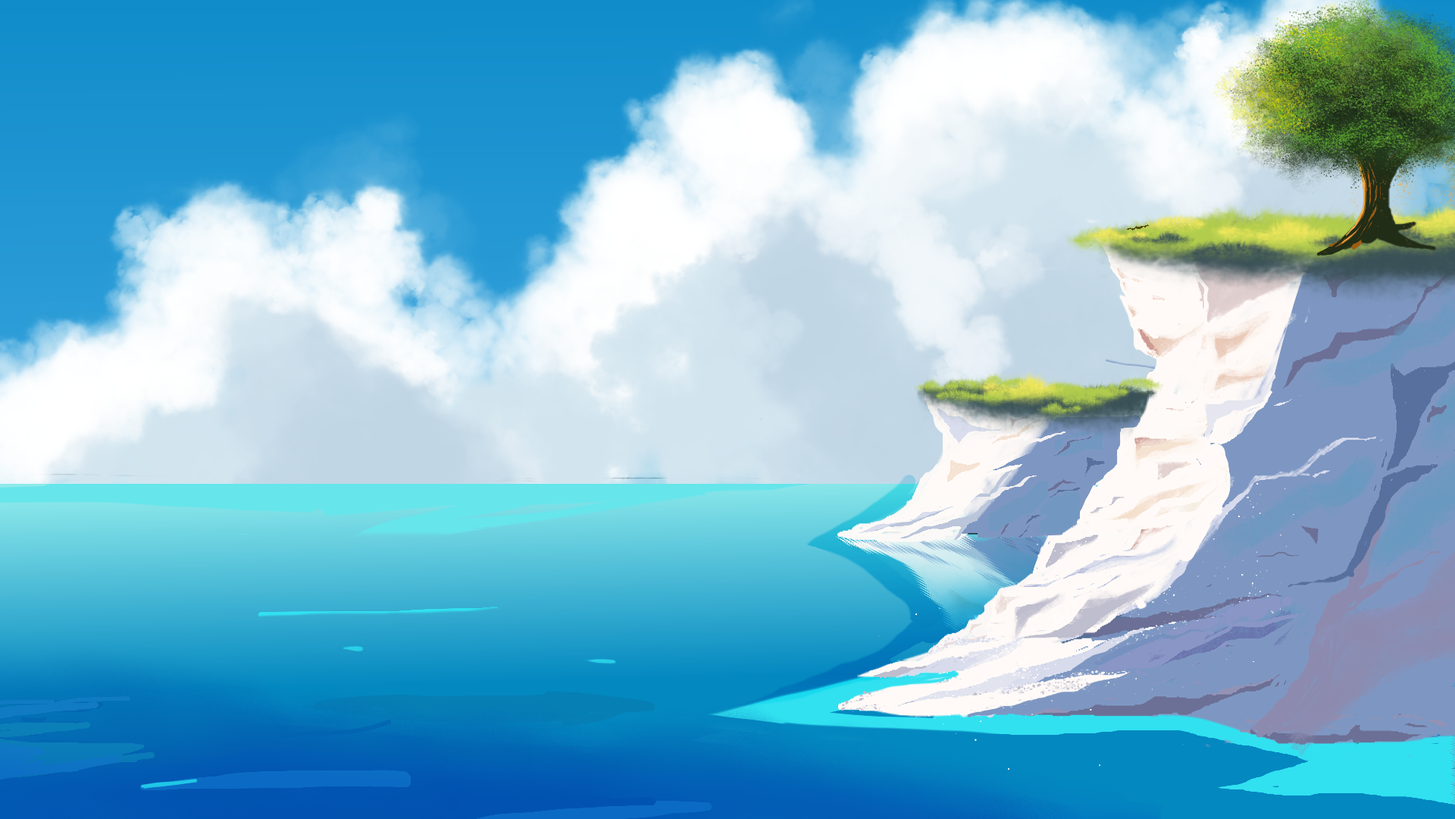
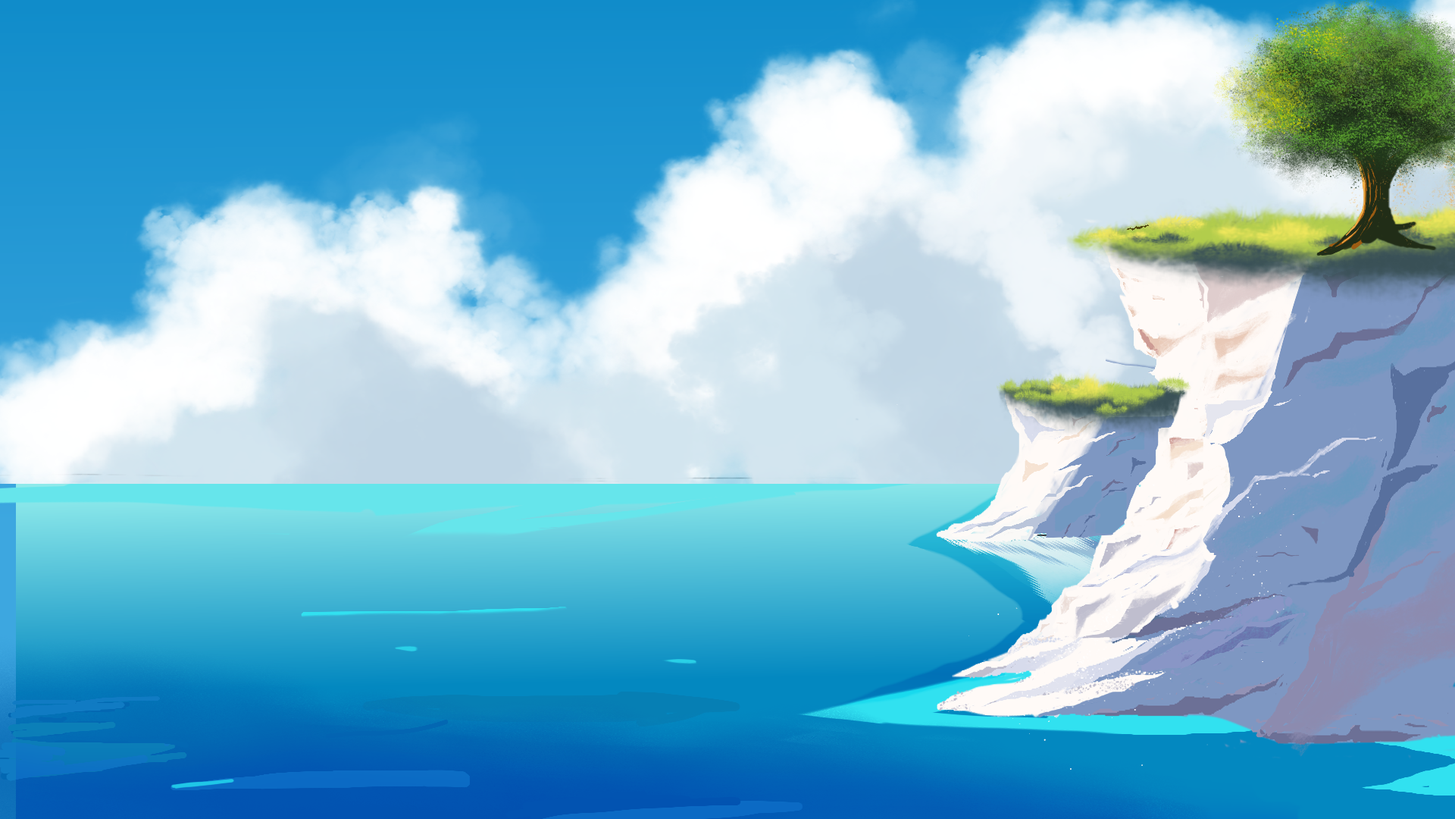
Layered file, before and after one edit (1455×819). Changes by layer:
painted on "Paint Layer 7" over [1164, 0, 1455, 328]
painted on "Paint Layer 6" over [873, 48, 1455, 486]
moved "Mountains" into group "Clipping Group 8", painted on it over [776, 194, 1455, 819]
painted on "Mask Layer" (2nd of 2, in "Clipping Group 5") over [0, 242, 1455, 819]
painted on "Clouds" over [0, 0, 1455, 819]
painted on "Copy of Mountains" over [824, 291, 1455, 819]
painted on "Paint Layer 4" over [0, 436, 1455, 819]
painted on "Paint Layer 3" over [0, 436, 1455, 819]
painted on "Paint Layer 2" over [0, 0, 1455, 819]
